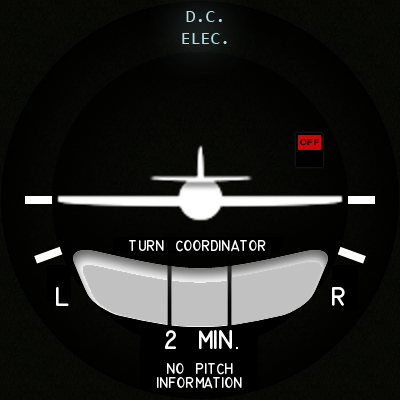
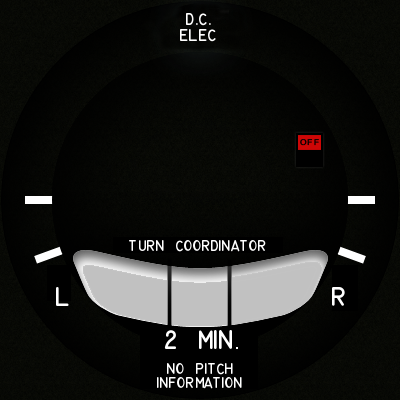
Layer changes from the first (400, 400) image to the second:
hid "turncordinator_plane.png" over [57, 145, 343, 221]
added layer "D.C. ..." above "turncordinator.png" over [180, 13, 216, 42]
painted on "turncordinator.png" over [148, 2, 258, 52]
